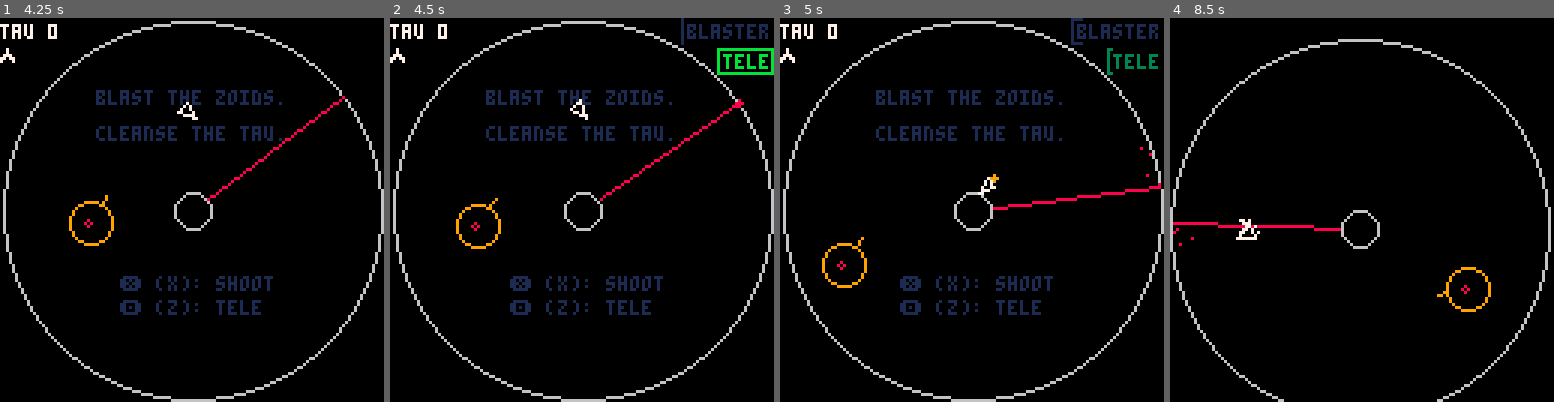
Above: before the commit, frames 1-4 (left to right).
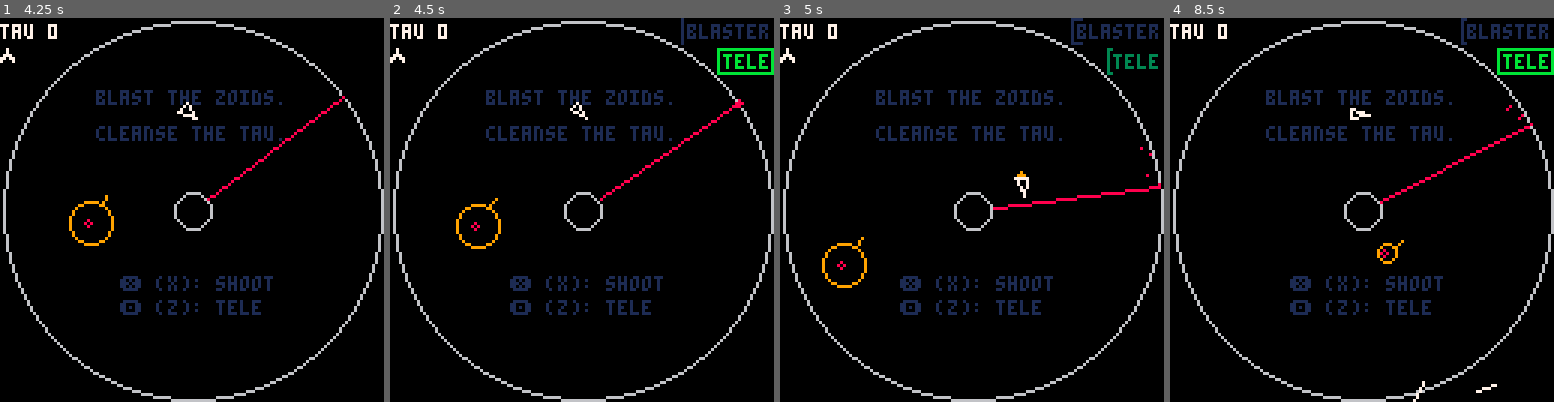
Above: after the commit, the same moments.

Repository: caseylabrack/laser
Game: PICO-8 cartridge zaag.p8
Two runs of this game, one before a commit and one after it. Both use one fixed random seed, a clock stepped at 60 frames per second and the inputs below.
Inputs:
- Up to frame 1 (4.25 s): tap X (X key) at 0.33, 1.07, 1.85, 2.97, 4.08 s; tap O (Z key) at 0.7, 1.7, 2.1, 2.5, 2.9, 3.3, 3.7, 4.1 s; hold Right 1.6-2.1 s; hold Up 2.15-2.42 s; hold Right 2.47-3.03 s; hold Left 3.08-3.58 s; hold Down 3.63-3.97 s; hold Right from 4.02 s (still down)
- Up to frame 2 (4.5 s): keep holding Right
- Up to frame 3 (5 s): tap O (Z key) at 4.5, 4.9 s; release Right at 4.68 s; hold Up from 4.73 s (still down)
- Up to frame 4 (8.5 s): release Up at 5.03 s; hold Left 5.08-5.68 s; tap X (X key) at 5.2, 6.32, 7.43 s; tap O (Z key) every 0.4 s from 5.3 to 8.1 s; hold Down 5.73-6.03 s; hold Right 6.08-6.58 s; hold Right 6.63-7.13 s; hold Up 7.18-7.45 s; hold Right 7.5-8.07 s; hold Left from 8.12 s (still down)

Frame 1 is identical in both runs. In frame 2, less than 0.1% of the frame differs, in the area x 49-52%, y 21-26%; in frame 3, 0.2%; in frame 4, 9.4%, in the area x 0-100%, y 0-100%.

Commit message:
for joysticks: slower turn and accel, no flip

Diff:
--- a/zaag.p8
+++ b/zaag.p8
@@ -5,10 +5,8 @@
 -- casey labrack
 
 --todo:
--- try replacing console
--- flip bug
+-- try accelerating turn
 -- 60fps
--- flip sound
 
 --😐:
 -- unique death animations
@@ -1331,11 +1329,11 @@
 			playing=i==1,id=i-1,--plyrs 0 and 1
 			pcolor=i==1 and 7 or 6,
 			x=80,y=30,dx=0,dy=0,
-			a=.75,t=.25,rt=.05,r=2,friction=.92,
+			a=.75,t=.2,rt=.02,r=2,friction=.92,
 			hop=25,
 			enabled=false,thrusting=false,
 --			gun=0,gunfull=120,gunfail=false,gunfailtick=0,
-			flipready=10,fliplast=0,
+--			flipready=10,fliplast=0,
 			deathlines={},deathpnts={},
 			spawnticks=0,
 
@@ -1344,12 +1342,12 @@
 --				gun=min(gun+1,gunfull)
 				if btn(➡️,id) then a-=rt end
 				if btn(⬅️,id) then a+=rt end
-				if btn(⬇️,id) then
-					if tick-fliplast>flipready then
-					 a+=.5
-					 fliplast=tick
-				 end
-				end
+--				if btn(⬇️,id) then
+--					if tick-fliplast>flipready then
+--					 a+=.5
+--					 fliplast=tick
+--				 end
+--				end
 				if btn(⬆️,id) then
 					dx+=cos(a)*t
 					dy+=sin(a)*t
